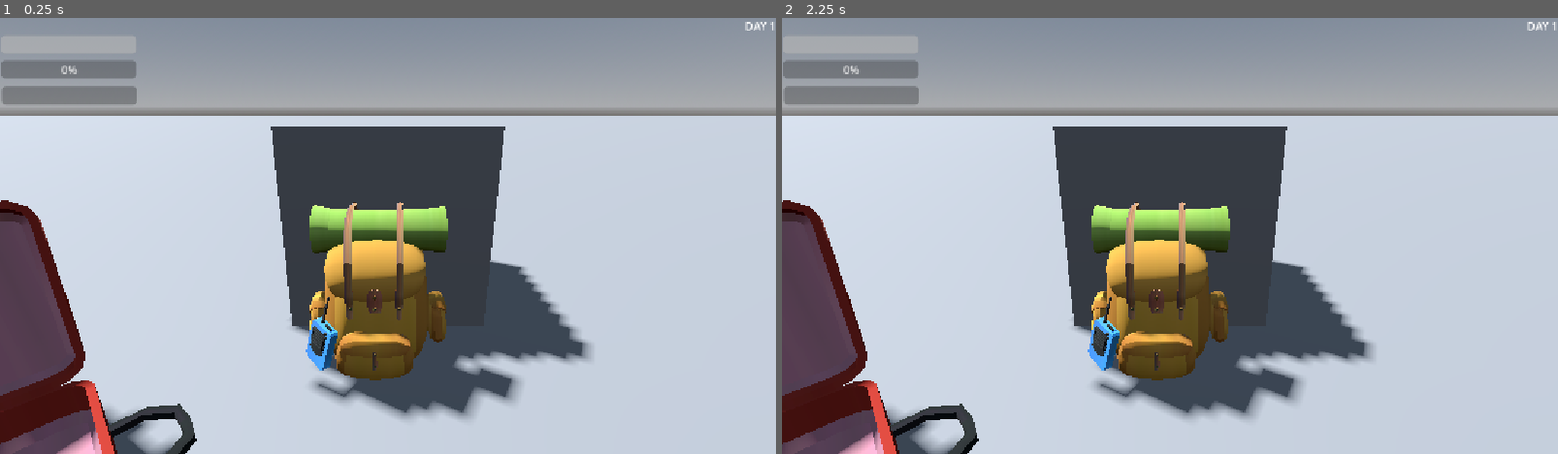
Above: before the commit, frames 1-2 (left to right).
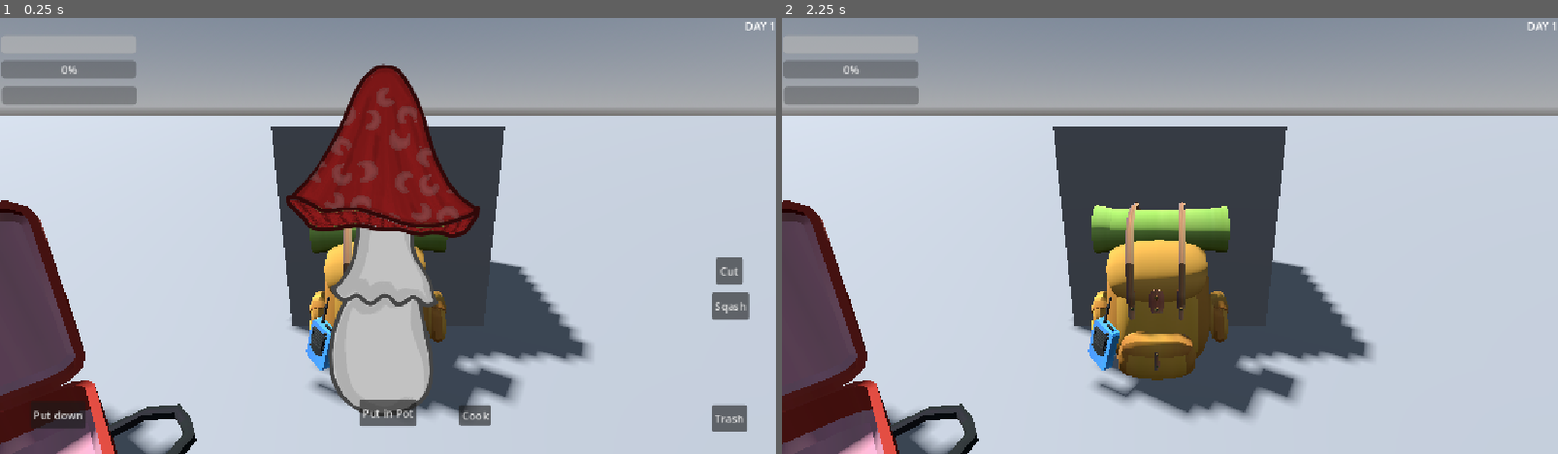
Above: after the commit, the same moments.

Repository: Spinatlasagnyey/KeepCookingAndNobodyExplodes
Game: Godot game, scene res://Szenen/main_enviroment.tscn
Same seed, same stepped clock (60 frames per second), same inputs: the game is played once before the commit and once after it.
Inputs (mouse positions are in pixels of both pictures, inside the frame that each line leads up to):
- Up to frame 1 (0.25 s): no input
- Up to frame 2 (2.25 s): click (1511, 305) at 0.5 s, where only the run after the commit has a clickable "Sqash"; click (1511, 270) at 1.25 s, where only the run after the commit has a clickable "Cut"; click (1255, 414) at 2 s, where only the run after the commit has a clickable "Cook"

The runs differ from the first frame. In frame 1, 11% of the frame differs, in the area x 4-97%, y 10-95%; in frame 2, nothing differs.

Commit message:
WORKING GAME???

Diff:
--- /dev/null
+++ b/Components/Book/book_cube.gd
@@ -0,0 +1,8 @@
+extends StaticBody3D
+
+@export var rulebook: Rulebook
+
+func _input_event(camera: Camera3D, event: InputEvent, event_position: Vector3, normal: Vector3, shape_idx: int) -> void:
+	if event is InputEventMouseButton:
+		if event.button_index == MOUSE_BUTTON_LEFT and event.pressed:
+			rulebook.visible = true
--- /dev/null
+++ b/Components/Cooking/cooking_cube.gd
@@ -0,0 +1,6 @@
+extends StaticBody3D
+
+func _input_event(camera: Camera3D, event: InputEvent, event_position: Vector3, normal: Vector3, shape_idx: int) -> void:
+	if event is InputEventMouseButton:
+		if event.button_index == MOUSE_BUTTON_LEFT and event.pressed:
+			$"../CanvasLayer/CookingUI".visible = true
--- a/Components/Cooking/cooking_manager.gd
+++ b/Components/Cooking/cooking_manager.gd
@@ -8,8 +8,7 @@
 var mushroom_prepared := false
 
 func _process(delta: float) -> void:
-	if Input.is_action_just_pressed("ui_accept"):
-		visible = true
+	pass
 
 func add_to_soup(mushroom: Mushroom):
 	soup.append(mushroom)
@@ -35,17 +34,21 @@
 	add_to_soup(mushroom_ui.mushroom)
 
 func _on_squash_mushroom_pressed() -> void:
-	mushroom_prepared = true
-	mushroom_ui.prepare_mushroom(Game.PreparationMethod.SQUASHED)
+	if not mushroom_prepared:
+		mushroom_prepared = true
+		mushroom_ui.prepare_mushroom(Game.PreparationMethod.SQUASHED)
 
 func _on_cut_mushroom_pressed() -> void:
-	mushroom_prepared = true
-	mushroom_ui.prepare_mushroom(Game.PreparationMethod.CUT)
-
+	if not mushroom_prepared:
+		mushroom_prepared = true
+		mushroom_ui.prepare_mushroom(Game.PreparationMethod.CUT)
 
 func _on_cook_pressed() -> void:
 	if rulebook:
+		print(soup.size())
 		var poison = rulebook.check_poison_outcome(soup)
 		EventManager.add_poison(poison)
+		soup.clear()
+		visible = false
 	else:
 		print("rulebook missing")
--- a/Components/Cooking/cooking_ui.tscn
+++ b/Components/Cooking/cooking_ui.tscn
@@ -58,8 +58,10 @@
 
 [node name="Cook" type="Button" parent="." unique_id=2111777499]
 layout_mode = 0
-offset_right = 8.0
-offset_bottom = 8.0
+offset_left = 682.0
+offset_top = 575.0
+offset_right = 729.0
+offset_bottom = 606.0
 text = "Cook"
 
 [connection signal="pressed" from="TrashMushroom" to="." method="_on_trash_mushroom_pressed"]
--- a/Components/Pilz/mushroom_manager.gd
+++ b/Components/Pilz/mushroom_manager.gd
@@ -11,6 +11,7 @@
 	roll_mushroom()
 
 func roll_mushroom():
+	mushroom = Mushroom.new()
 	mushroom.set_merkmale(Game.cap_merkmale.pick_random(), Game.stem_merkmale.pick_random(), Game.mask_merkmale.pick_random())
 	cap.texture = mushroom.cap.texture
 	cap.modulate = Game.colors.pick_random()
--- a/Components/Pilz/pilz.tscn
+++ b/Components/Pilz/pilz.tscn
@@ -2,7 +2,7 @@
 
 [ext_resource type="Script" uid="uid://cqek1u1ixks30" path="res://Components/Pilz/mushroom_manager.gd" id="1_ce3ud"]
 [ext_resource type="Shader" uid="uid://dwb8fem1hhjg0" path="res://Components/Pilz/other_cap_mask.gdshader" id="2_51g6a"]
-[ext_resource type="Texture2D" uid="uid://dq471w2a1v013" path="res://Assets/Pilze/03_Stiel.png" id="2_e13tl"]
+[ext_resource type="Texture2D" uid="uid://cro8ngnyahluh" path="res://Assets/Pilze/06_Stiel.png" id="2_l8s4m"]
 [ext_resource type="Texture2D" uid="uid://bxi07eukgcn3t" path="res://Assets/Pilze/06_Kappe.png" id="3_e13tl"]
 [ext_resource type="Texture2D" uid="uid://cjv87inirmx2a" path="res://Assets/PilzeMaske/06_Maske.png" id="5_51g6a"]
 [ext_resource type="Texture2D" uid="uid://o1hcp7y4t057" path="res://Assets/Pilze/Maske_Dreiecke.png" id="5_e13tl"]
@@ -12,7 +12,7 @@
 shader_parameter/mask_sampler = ExtResource("5_51g6a")
 shader_parameter/mask_offset = Vector2(0, 0)
 
-[node name="Pilz" type="Control" unique_id=52608359 node_paths=PackedStringArray("cap", "stem", "overlay")]
+[node name="Pilz" type="Control" unique_id=52608359 node_paths=PackedStringArray("cap", "stem", "overlay", "prepared_mushroom")]
 layout_mode = 3
 anchor_left = 0.3
 anchor_top = 0.1
@@ -26,6 +26,7 @@
 cap = NodePath("Mushroom/Cap")
 stem = NodePath("Mushroom/Stem")
 overlay = NodePath("Mushroom/Cap/Overlay")
+prepared_mushroom = NodePath("PreparedMushroom")
 
 [node name="Mushroom" type="Control" parent="." unique_id=740656162]
 layout_mode = 1
@@ -46,7 +47,7 @@
 offset_bottom = 140.79999
 grow_horizontal = 2
 grow_vertical = 2
-texture = ExtResource("2_e13tl")
+texture = ExtResource("2_l8s4m")
 stretch_mode = 4
 
 [node name="Cap" type="TextureRect" parent="Mushroom" unique_id=1872537407]
--- a/Logik/DialogueManager/dialogue_system.tscn
+++ b/Logik/DialogueManager/dialogue_system.tscn
@@ -75,6 +75,7 @@
 grow_vertical = 2
 offset_transform_enabled = true
 offset_transform_position = Vector2(0, 384.98)
+mouse_filter = 2
 script = ExtResource("1_1te0v")
 
 [node name="AnimationPlayer" type="AnimationPlayer" parent="." unique_id=999860939]
@@ -111,11 +112,13 @@
 offset_bottom = -24.0
 grow_horizontal = 2
 grow_vertical = 2
+mouse_filter = 2
 
 [node name="DialogueBox" type="Control" parent="DialogueSystem" unique_id=918445177]
 layout_mode = 2
 size_flags_horizontal = 3
 size_flags_stretch_ratio = 3.0
+mouse_filter = 2
 
 [node name="Sprite2D" type="TextureRect" parent="DialogueSystem/DialogueBox" unique_id=1989650244]
 layout_mode = 1
--- a/Logik/Globals/game.gd
+++ b/Logik/Globals/game.gd
@@ -34,6 +34,7 @@
 				mask_merkmale.append(m)
 
 enum PreparationMethod {
+	UNTOUCHED,
 	CUT,
 	SQUASHED
 }
@@ -44,3 +45,10 @@
 	if preparation_method == PreparationMethod.SQUASHED:
 		return "squashed"
 	return "whomp whomp"
+
+enum Screens {
+	COOKING,
+	TALKING,
+	READING,
+	LOOKING
+}
--- a/Logik/Pilze/Merkmale/mask_merkmal.gd
+++ b/Logik/Pilze/Merkmale/mask_merkmal.gd
@@ -3,8 +3,8 @@
 
 @export var img_texture: Texture2D
 
-func merkmal_als_bild(merkmal: Merkmal) -> String:
-	if merkmal.texture == null:
-		return merkmal.part_name
+func merkmal_als_bild() -> String:
+	if img_texture == null:
+		return part_name
 
-	return "[img height=48]%s[/img]" % merkmal.texture.resource_path
+	return "[img height=48]%s[/img]" % img_texture.resource_path
--- a/Logik/Pilze/Merkmale/merkmal.gd
+++ b/Logik/Pilze/Merkmale/merkmal.gd
@@ -1,6 +1,11 @@
 class_name Merkmal
 extends Resource
 
-@export var id: int
 @export var part_name: String
 @export var texture: Texture2D
+
+func merkmal_als_bild() -> String:
+	if texture == null:
+		return part_name
+
+	return "[img height=48]%s[/img]" % texture.resource_path
--- a/Logik/Pilze/mushroom.gd
+++ b/Logik/Pilze/mushroom.gd
@@ -5,7 +5,7 @@
 var cap: CapMerkmal
 var mask: MaskMerkmal
 
-var preparation_method: Game.PreparationMethod
+var preparation_method: Game.PreparationMethod = Game.PreparationMethod.UNTOUCHED
 
 var merkmale: Array[Merkmal]
 
@@ -13,6 +13,7 @@
 	stem = stem_merkmal
 	cap = cap_merkmal
 	mask = mask_merkmal
+	merkmale.clear()
 	if cap:
 		merkmale.append(cap)
 	if stem:
--- a/Logik/Rulebook/combination_rule.gd
+++ b/Logik/Rulebook/combination_rule.gd
@@ -15,16 +15,19 @@
 		merkmal_als_bild(merkmal2)
 	]
 
-
 func get_merkmale() -> Array[Merkmal]:
 	return [merkmal1, merkmal2]
 
 func check_poison(mushrooms: Array[Mushroom]) -> int:
+	print(mushrooms.size())
 	for pilz in mushrooms:
 		for pilz_merkmal in pilz.merkmale:
-			if merkmal1 == pilz_merkmal:
+			if merkmal1.part_name == pilz_merkmal.part_name:
+				print(merkmal1.part_name, " ist ", pilz_merkmal.part_name)
 				for pilz2 in mushrooms:
 					for pilz_merkmal2 in pilz2.merkmale:
-						if merkmal2 == pilz_merkmal2:
+						if merkmal2.part_name == pilz_merkmal2.part_name:
+							print(merkmal2.part_name, " ist ", pilz_merkmal2.part_name)
+							print("+1 combination")
 							return poison_effect
 	return 0
--- a/Logik/Rulebook/preparation_rule.gd
+++ b/Logik/Rulebook/preparation_rule.gd
@@ -16,21 +16,26 @@
 	var method_name := Game.get_preparation_name(preparation_method)
 
 	if inversed:
-		return "%s absolutely %s." % [bild, method_name]
+		return "%s not %s." % [bild, method_name]
 
-	return "%s not %s." % [bild, method_name]
+	return "%s absolutely %s." % [bild, method_name]
 
 func get_merkmale() -> Array[Merkmal]:
 	return [merkmal]
 
 func check_poison(mushrooms: Array[Mushroom]) -> int:
+	print(mushrooms.size())
 	for pilz in mushrooms:
 		for pilz_merkmal in pilz.merkmale:
-			if merkmal == pilz_merkmal:
+			print(pilz_merkmal.part_name)
+			if merkmal.part_name == pilz_merkmal.part_name:
+				#print(merkmal.part_name, " ist ", pilz_merkmal.part_name)
 				if inversed:
-					if pilz.preparation_method != preparation_method:
+					if pilz.preparation_method == preparation_method:
 						return poison_effect
 				else:
-					if pilz.preparation_method == preparation_method:
+					if pilz.preparation_method != preparation_method:
+						print(Game.get_preparation_name(pilz.preparation_method), " ist nicht ", Game.get_preparation_name(preparation_method))
+						print("+1 preparation")
 						return poison_effect
 	return 0
--- a/Logik/Rulebook/rule.gd
+++ b/Logik/Rulebook/rule.gd
@@ -8,7 +8,4 @@
 	return 0
 
 func merkmal_als_bild(merkmal: Merkmal) -> String:
-	if merkmal.texture == null:
-		return merkmal.part_name
-
-	return "[img height=48]%s[/img]" % merkmal.texture.resource_path
+	return merkmal.merkmal_als_bild()
--- a/Logik/Rulebook/rulebook.gd
+++ b/Logik/Rulebook/rulebook.gd
@@ -5,17 +5,17 @@
 @onready var entries: VBoxContainer = $CanvasLayer/BookPanel/ScrollContainer/Entries
 
 func _ready() -> void:
-	var mush1: Mushroom = Mushroom.new()
-	mush1.set_merkmale(Game.cap_merkmale[0], Game.stem_merkmale[0], MaskMerkmal.new())
-	var mushes: Array[Mushroom] = [mush1]
-	check_poison_outcome(mushes)
+	#var mush1: Mushroom = Mushroom.new()
+	#mush1.set_merkmale(Game.cap_merkmale[0], Game.stem_merkmale[0], MaskMerkmal.new())
+	#var mushes: Array[Mushroom] = [mush1]
+	#check_poison_outcome(mushes)
 	show_rules()
 
 func check_poison_outcome(mushrooms: Array[Mushroom]) -> int:
 	var sum: int = 0
 	for rule in rules:
 		sum += rule.check_poison(mushrooms)
-	print("Die Suppe hat ", sum, " Gifft Punkte")
+	print("Die Suppe hat ", sum, " Gift Punkte")
 	return sum
 
 func show_rules() -> void:
--- a/Logik/Rulebook/rulebook.tscn
+++ b/Logik/Rulebook/rulebook.tscn
@@ -1,32 +1,36 @@
 [gd_scene format=3 uid="uid://ccog6rqs31kjj"]
 
 [ext_resource type="Script" uid="uid://cb326iqmmxfyu" path="res://Logik/Rulebook/rulebook.gd" id="1_kmrpa"]
-[ext_resource type="Resource" uid="uid://b6fvkfygyvxp" path="res://Logik/Pilze/Merkmale/Rescourcen/Mask2.tres" id="3_ux58w"]
 [ext_resource type="Resource" uid="uid://borkdptxp0t2d" path="res://Logik/Pilze/Merkmale/Rescourcen/Cap1.tres" id="4_mrla5"]
+[ext_resource type="Resource" uid="uid://ey8eplwtfcat" path="res://Logik/Pilze/Merkmale/Rescourcen/Cap5.tres" id="4_ux58w"]
 [ext_resource type="Script" uid="uid://c7an6qtn8ccvs" path="res://Logik/Rulebook/combination_rule.gd" id="5_mrla5"]
 [ext_resource type="Script" uid="uid://6hommax7p67w" path="res://Logik/Rulebook/rule.gd" id="5_ux58w"]
-[ext_resource type="Resource" uid="uid://cdhnu3icbf8ii" path="res://Logik/Pilze/Merkmale/Rescourcen/Cap3.tres" id="6_ux58w"]
+[ext_resource type="Resource" uid="uid://cxlpjypriii8h" path="res://Logik/Pilze/Merkmale/Rescourcen/Mask1.tres" id="6_vnha0"]
 [ext_resource type="Script" uid="uid://sll6xu8f82kn" path="res://Logik/Rulebook/preparation_rule.gd" id="7_vnha0"]
 
-[sub_resource type="Resource" id="Resource_ci1af"]
+[sub_resource type="Resource" id="Resource_bbouh"]
 script = ExtResource("5_mrla5")
-merkmal1 = ExtResource("3_ux58w")
-merkmal2 = ExtResource("4_mrla5")
+merkmal1 = ExtResource("4_mrla5")
+merkmal2 = ExtResource("4_ux58w")
 metadata/_custom_type_script = "uid://c7an6qtn8ccvs"
 
-[sub_resource type="Resource" id="Resource_l8s4m"]
+[sub_resource type="Resource" id="Resource_ntwfu"]
 script = ExtResource("7_vnha0")
-merkmal = ExtResource("6_ux58w")
+merkmal = ExtResource("6_vnha0")
 preparation_method = 1
 metadata/_custom_type_script = "uid://sll6xu8f82kn"
 
-[node name="Rulebook" type="Node3D" unique_id=544736981]
+[node name="Rulebook" type="Control" unique_id=1187103467 groups=["rulebook"]]
+layout_mode = 3
+anchors_preset = 0
 script = ExtResource("1_kmrpa")
-rules = Array[ExtResource("5_ux58w")]([SubResource("Resource_ci1af"), SubResource("Resource_l8s4m")])
+rules = Array[ExtResource("5_ux58w")]([SubResource("Resource_bbouh"), SubResource("Resource_ntwfu")])
 
-[node name="CanvasLayer" type="CanvasLayer" parent="." unique_id=1832396457]
+[node name="CanvasLayer" type="Control" parent="." unique_id=90502209]
+anchors_preset = 0
 
 [node name="BookPanel" type="PanelContainer" parent="CanvasLayer" unique_id=1679096637]
+layout_mode = 0
 offset_left = 32.0
 offset_top = 32.0
 offset_right = 612.0
--- a/Szenen/Scripts/camera_movment.gd
+++ b/Szenen/Scripts/camera_movment.gd
@@ -6,19 +6,43 @@
 var target_rotation_y: float = 0.0
 var turn_duration: float = 0.3
 
+@export var cookingUI: Node
+@export var rulebook: Rulebook
+
+var directions := ["cooking", "talking", "looking", "reading"]
+var current_direction := 0
+
 func _ready() -> void:
 	camera.rotation_degrees.x = TARGET_ROTATION_X
 	target_rotation_y = camera.rotation.y
 
-func _process(_delta: float) -> void:
+func _process(delta: float) -> void:
 	if Input.is_action_just_released("rotate_left"):
 		target_rotation_y += deg_to_rad(90)
 		smooth_rotate()
 		print("Rotate +")
+		if directions[current_direction] == "cooking":
+			cookingUI.visible = false
+		if directions[current_direction] == "reading":
+			rulebook.visible = false
+		if current_direction == directions.size()-1:
+			current_direction = 0
+		else:
+			current_direction += 1
+
 	elif Input.is_action_just_released("rotate_right"):
 		target_rotation_y -= deg_to_rad(90)
 		smooth_rotate()
 		print("Rotate -")
+		if directions[current_direction] == "cooking":
+			cookingUI.visible = false
+		if directions[current_direction] == "reading":
+			rulebook.visible = false
+		if current_direction == 0:
+			current_direction = directions.size()-1
+		else:
+			current_direction -= 1
+
 
 func smooth_rotate() -> void:
 	var tween = create_tween()
--- a/Szenen/main_enviroment.tscn
+++ b/Szenen/main_enviroment.tscn
@@ -1,5 +1,6 @@
 [gd_scene format=3 uid="uid://tlw026oggb1l"]
 
+[ext_resource type="PackedScene" uid="uid://ccog6rqs31kjj" path="res://Logik/Rulebook/rulebook.tscn" id="1_ftutk"]
 [ext_resource type="PackedScene" uid="uid://bxhugcm2o1ejt" path="res://Logik/DialogueManager/dialogue_system.tscn" id="1_tfupf"]
 [ext_resource type="Script" uid="uid://bxmbr5np6eeeq" path="res://Szenen/Scripts/camera_movment.gd" id="2_axpl5"]
 [ext_resource type="Script" uid="uid://oe5x8uh37k6l" path="res://Szenen/Scripts/dialogue_collection.gd" id="2_q5mer"]
@@ -7,13 +8,16 @@
 [ext_resource type="Resource" uid="uid://vj0qycedb74a" path="res://Logik/DialogueManager/dialogue_resource.tres" id="4_60yx3"]
 [ext_resource type="Resource" uid="uid://cf7vq6i6515e0" path="res://Resources/Dialogues/first_contact.tres" id="5_o5mgg"]
 [ext_resource type="PackedScene" uid="uid://dmy80vcehy38q" path="res://leo/scenes/ui.tscn" id="6_anygr"]
+[ext_resource type="PackedScene" uid="uid://d85w6qfcrrc1" path="res://Components/Cooking/cooking_ui.tscn" id="6_js2be"]
 [ext_resource type="Script" uid="uid://dsskgqav1tf1e" path="res://Szenen/Scripts/radio_cube.gd" id="7_anygr"]
 [ext_resource type="AudioStream" uid="uid://dyx4va0n6d8bp" path="res://Assets/Audio/SFX/WalkyTalkySFX.wav" id="9_unhmu"]
 [ext_resource type="AudioStream" uid="uid://bhkrmswbc2f4h" path="res://Assets/Audio/SFX/SFX_WIND_NEW.wav" id="10_js2be"]
 [ext_resource type="PackedScene" uid="uid://cp7kutsvoblvk" path="res://Assets/3D-Objects/Bonfire.fbx" id="11_bbouh"]
+[ext_resource type="Script" uid="uid://scjqyb0xmqpf" path="res://Components/Cooking/cooking_cube.gd" id="11_dhkmp"]
 [ext_resource type="PackedScene" uid="uid://cpaoefyaydrgy" path="res://leo/scenes/BackpackWalkieTalkie.tscn" id="11_rk8eg"]
 [ext_resource type="PackedScene" uid="uid://dmirdug1gj0m7" path="res://leo/scenes/backpack_and_walkie_talkie.tscn" id="12_krsln"]
 [ext_resource type="PackedScene" uid="uid://b3a0o7oi5p6xd" path="res://Assets/3D-Objects/Backpack_and_WalkieTalkie.fbx" id="12_ntwfu"]
+[ext_resource type="Script" uid="uid://dro8p4d8ym4es" path="res://Components/Book/book_cube.gd" id="13_bbouh"]
 [ext_resource type="PackedScene" uid="uid://lyvgh238cpen" path="res://Assets/3D-Objects/suitcase_formushroomstash.fbx" id="13_rk8eg"]
 
 [sub_resource type="ProceduralSkyMaterial" id="ProceduralSkyMaterial_bbouh"]
@@ -44,9 +48,11 @@
 [node name="WorldEnvironment" type="WorldEnvironment" parent="." unique_id=64381367]
 environment = SubResource("Environment_rk8eg")
 
-[node name="CameraRig" type="Node3D" parent="." unique_id=456108787]
+[node name="CameraRig" type="Node3D" parent="." unique_id=456108787 node_paths=PackedStringArray("cookingUI", "rulebook")]
 transform = Transform3D(1, 0, 0, 0, 1, 0, 0, 0, 1, 0, 1.0807045, 0)
 script = ExtResource("2_axpl5")
+cookingUI = NodePath("../CanvasLayer/CookingUI")
+rulebook = NodePath("../CanvasLayer/Rulebook")
 
 [node name="Camera3D" type="Camera3D" parent="CameraRig" unique_id=1275184382]
 transform = Transform3D(1.1924881e-08, 0.3420201, -0.93969256, 0, 0.93969256, 0.3420201, 1, -4.0785486e-09, 1.1205722e-08, 0, 0, 0)
@@ -60,12 +66,16 @@
 "hello": ExtResource("4_60yx3")
 })
 
+[node name="Rulebook" parent="CanvasLayer" unique_id=544736981 instance=ExtResource("1_ftutk")]
+visible = false
+
+[node name="CookingUI" parent="CanvasLayer" unique_id=1786990305 instance=ExtResource("6_js2be")]
+
 [node name="DialogueSystem" parent="CanvasLayer" unique_id=215883827 instance=ExtResource("1_tfupf")]
 unique_name_in_owner = true
 offset_top = 2.0
 size_flags_horizontal = 4
 size_flags_vertical = 4
-mouse_filter = 2
 
 [node name="Ui" parent="CanvasLayer" unique_id=2109838708 instance=ExtResource("6_anygr")]
 mouse_filter = 2
@@ -113,3 +123,24 @@
 
 [node name="MeshInstance3D" type="MeshInstance3D" parent="." unique_id=1792906771]
 mesh = SubResource("PlaneMesh_060g2")
+
+[node name="CookingCube" type="StaticBody3D" parent="." unique_id=1496005424]
+transform = Transform3D(1, 0, 0, 0, 1, 0, 0, 0, 1, 0, 0, -3.8254597)
+script = ExtResource("11_dhkmp")
+
+[node name="MeshInstance3D" type="MeshInstance3D" parent="CookingCube" unique_id=84917139]
+mesh = SubResource("BoxMesh_0xql7")
+
+[node name="CollisionShape3D" type="CollisionShape3D" parent="CookingCube" unique_id=629146791]
+shape = SubResource("BoxShape3D_0xql7")
+
+[node name="BookCube" type="StaticBody3D" parent="." unique_id=922434075 node_paths=PackedStringArray("rulebook")]
+transform = Transform3D(1, 0, 0, 0, 1, 0, 0, 0, 1, -7.6591215, 0, 0)
+script = ExtResource("13_bbouh")
+rulebook = NodePath("../CanvasLayer/Rulebook")
+
+[node name="MeshInstance3D" type="MeshInstance3D" parent="BookCube" unique_id=621520623]
+mesh = SubResource("BoxMesh_0xql7")
+
+[node name="CollisionShape3D" type="CollisionShape3D" parent="BookCube" unique_id=1853265325]
+shape = SubResource("BoxShape3D_0xql7")
Not shown, added: Components/Book/book_cube.gd.uid
Not shown, added: Components/Cooking/cooking_cube.gd.uid
